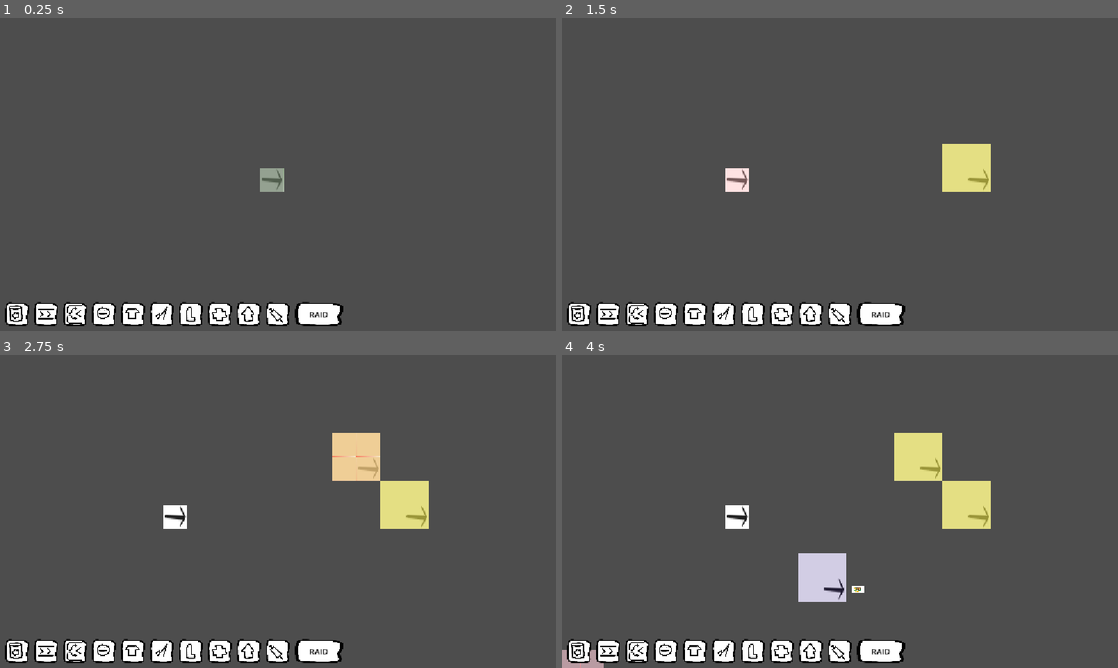
Above: before the commit, frames 1-4 (two rows, left to right).
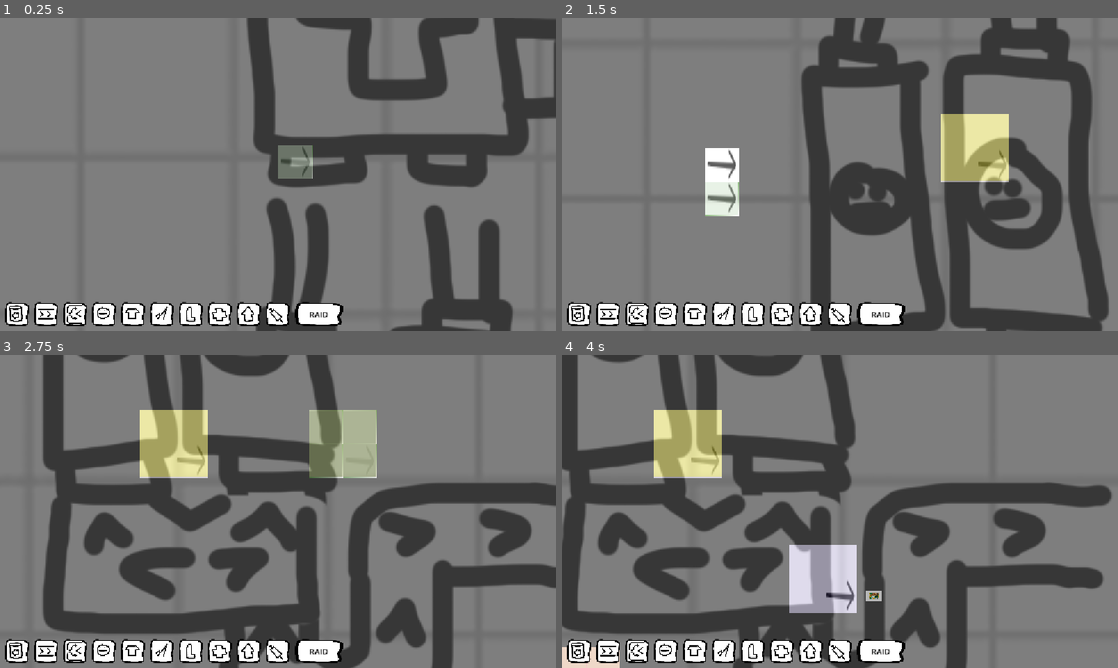
Above: after the commit, the same moments.

Repository: Schlutzkrapfen/Camara-Game
Game: Godot game, scene res://Levels/main_scene_RobertTesting.tscn
Two runs of this game, one before a commit and one after it. Both use one fixed random seed, a clock stepped at 60 frames per second and the inputs below. Before the commit the project starts from res://Levels/main_scene.tscn.
Inputs (mouse positions are in pixels of both pictures, inside the frame that each line leads up to):
- Up to frame 1 (0.25 s): no input
- Up to frame 2 (1.5 s): tap Enter at 0.5 s; move the mouse to (962, 158) at 0.52 s; hold D 0.53-1.28 s; tap 0 (Aliver) at 0.6 s; click (962, 158) at 0.67 s; tap Space at 0.77 s; move the mouse to (728, 190) at 1.27 s; hold S from 1.28 s (still down); tap 2 (Belt) at 1.35 s; click (728, 190) at 1.42 s
- Up to frame 3 (2.75 s): tap Space at 1.52 s; move the mouse to (333, 442) at 2.02 s; release S at 2.03 s; hold D from 2.03 s (still down); tap 8 (Combiner) at 2.1 s; click (333, 442) at 2.17 s
- Up to frame 4 (4 s): move the mouse to (812, 574) at 2.77 s; release D at 2.78 s; hold 9 (Upgrader) 2.78-3.5 s; tap ' (Goo_maker) at 2.85 s; click (812, 574) at 2.92 s; tap Space at 3.02 s; click (578, 652) at 3.5 s

The runs differ from the first frame. In frame 1, 78% of the frame differs, in the area x 0-100%, y 0-100%; in frame 2, 71%; in frame 3, 66%; in frame 4, 65%.

Commit message:
added the borders

Diff:
--- a/Levels/flow_field.gd
+++ b/Levels/flow_field.gd
@@ -30,7 +30,6 @@
 	item_used.clear()
 	for item in list_items:
 		if item == null:
-			print("HERE IS SOMETHING WRONG I CAN FEEL IT")
 			continue
 		var grid_pos =main_tile_map.local_to_map(item.global_position)
 		grid_pos_array[grid_pos] = true
--- a/project.godot
+++ b/project.godot
@@ -15,7 +15,7 @@
 [application]
 
 config/name="Camera_factory"
-run/main_scene="uid://b1x40dtqa0bf6"
+run/main_scene="uid://dsmrf3r26mbjx"
 config/features=PackedStringArray("4.7", "GL Compatibility")
 config/icon="res://icon.svg"
 
--- a/script/check_if_build.gd
+++ b/script/check_if_build.gd
@@ -13,7 +13,7 @@
 		for y in Global.factory_list[Global.current_house].size.y:
 			var tiles = Global.get_rotation_out_of_size(x,y)
 			var end_tile: Vector2i = tile + tiles
-			if tile.x < 0 or tile.y < 0 or end_tile.x > Global.build_zone_size.x or end_tile.y > Global.build_zone_size.y or main_tileset.get_cell_tile_data(end_tile) != null:
+			if tile.x < Global.build_zone_size_top_left.x or tile.y < Global.build_zone_size_top_left.y or end_tile.x > Global.build_zone_size_buttom_right.x or end_tile.y > Global.build_zone_size_buttom_right.y or main_tileset.get_cell_tile_data(end_tile) != null:
 				emit_signal("is_okay_to_build",false)
 				return false
 	emit_signal("is_okay_to_build",true)
--- a/script/globals/Global.gd
+++ b/script/globals/Global.gd
@@ -1,5 +1,6 @@
 extends Node
-var build_zone_size:Vector2i = Vector2i(1000,1000)
+var build_zone_size_buttom_right:Vector2i = Vector2i(64,69)
+var build_zone_size_top_left:Vector2i = Vector2i(-62,-3)
 @onready var factory_list: Array[BuildingResource] = [
 	preload("res://Resourcen/goo_factory.tres"),
 	preload("res://Resourcen/conaer_belt.tres"),
--- a/script/spawner.gd
+++ b/script/spawner.gd
@@ -211,8 +211,10 @@
 ## Removes the building under the mouse and frees all the tiles it covered.
 func delete():
 	var mouse_position = get_global_mouse_position()
+
 	var local_position:Vector2 = tilemap.to_local(mouse_position)
 	var tile:Vector2i = tilemap.local_to_map(local_position)
+	print(tile)
 	if not occupied_tiles.has(tile):
 		print("nothing to delte")
 		return
